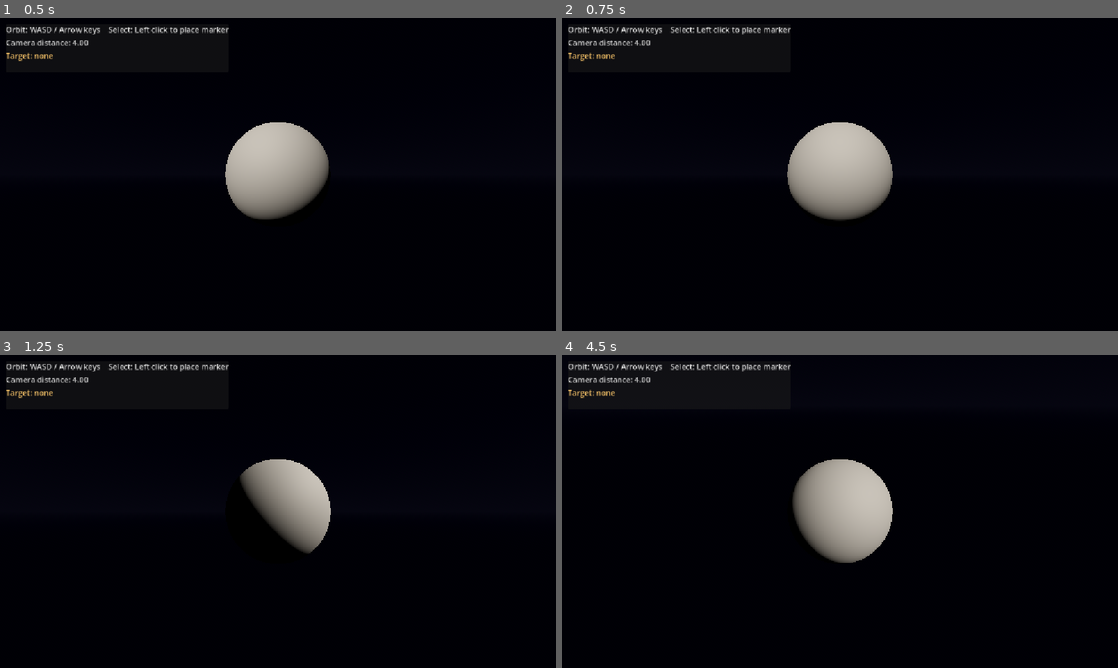
Above: before the commit, frames 1-4 (two rows, left to right).
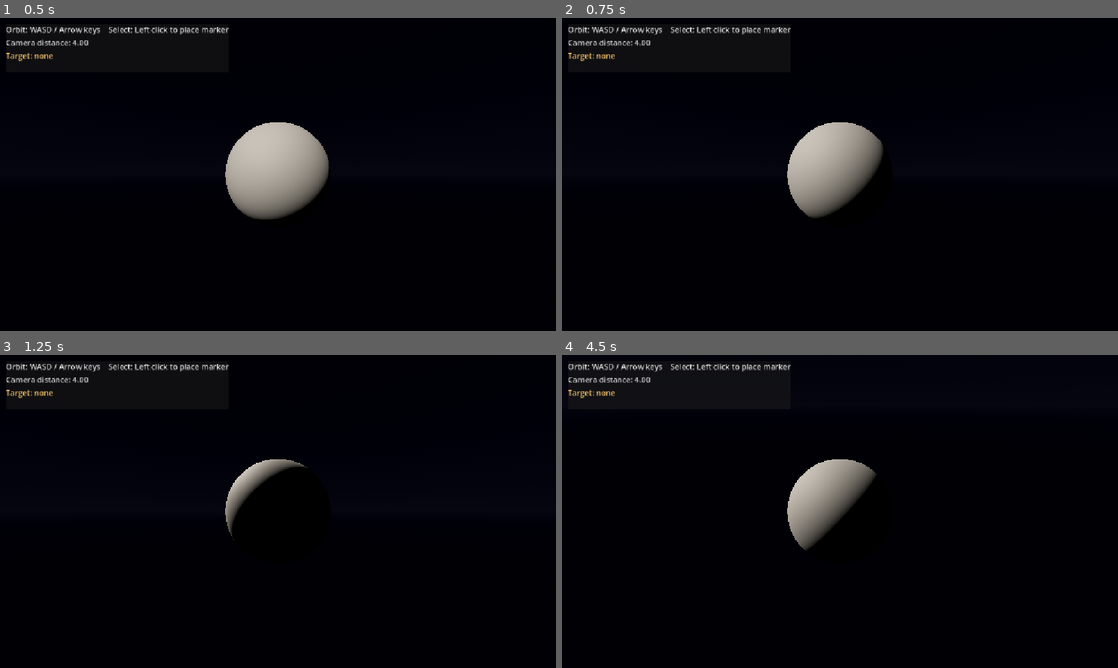
Above: after the commit, the same moments.

Repository: aquatticrose/planetary-destruction
Game: Godot game, scene res://scenes/main/Main.tscn
The game is run twice, just before and just after one commit, with the same random seed, the same clock (stepped at 60 frames per second) and the same inputs.
Inputs (mouse positions are in pixels of both pictures, inside the frame that each line leads up to):
- Up to frame 1 (0.5 s): no input
- Up to frame 2 (0.75 s): tap Enter at 0.5 s; move the mouse to (962, 158) at 0.52 s; press the mouse at (962, 158) at 0.53 s; hold Right (orbit_right) from 0.53 s (still down)
- Up to frame 3 (1.25 s): keep holding Right (orbit_right)
- Up to frame 4 (4.5 s): tap Enter every 0.75 s from 1.25 to 4.25 s; move the mouse to (728, 527) at 1.27 s; release Right (orbit_right) at 1.28 s; release the mouse at (728, 527) at 1.28 s; hold Down (orbit_down) 1.28-2.03 s; click (728, 527) at 1.35 s; move the mouse to (895, 442) at 2.02 s; press the mouse at (895, 442) at 2.03 s; hold Right (orbit_right) 2.03-2.78 s; move the mouse to (812, 574) at 2.77 s; release the mouse at (812, 574) at 2.78 s; hold Up (orbit_up) 2.78-3.53 s; click (812, 574) at 2.85 s; move the mouse to (1006, 558) at 3.52 s; press the mouse at (1006, 558) at 3.53 s; hold Left (orbit_left) from 3.53 s (still down); move the mouse to (673, 464) at 4.27 s; release the mouse at (673, 464) at 4.28 s; click (673, 464) at 4.35 s

Frame 1 is identical in both runs. In frame 2, 3.2% of the frame differs, in the area x 40-60%, y 33-65%; in frame 3, 3.5%; in frame 4, 4.3%, in the area x 40-60%, y 33-67%.

Commit message:
fix: invert left/right orbit controls

Diff:
--- a/scripts/core/planet_camera_controller.gd
+++ b/scripts/core/planet_camera_controller.gd
@@ -37,7 +37,7 @@
 func _process(delta : float) -> void:
 	var horizontal := Input.get_axis("orbit_left", "orbit_right")
 	var vertical := Input.get_axis("orbit_down", "orbit_up")
-	yaw -= horizontal * orbital_speed * delta
+	yaw += horizontal * orbital_speed * delta
 	pitch += vertical * orbital_speed * delta
 	pitch = clampf(pitch, deg_to_rad(min_pitch_deg), deg_to_rad(max_pitch_deg))
 	_update_camera()
